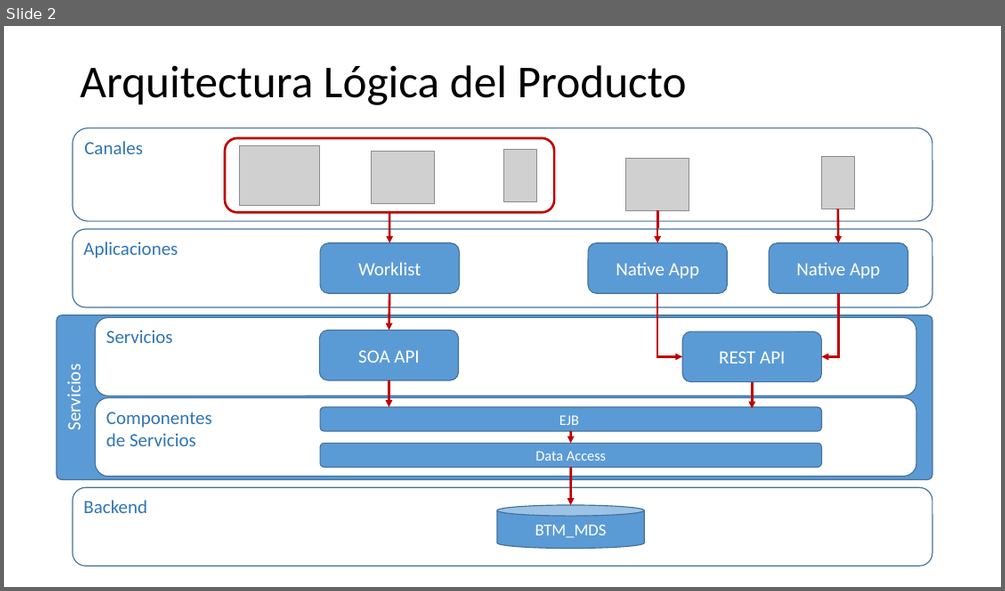
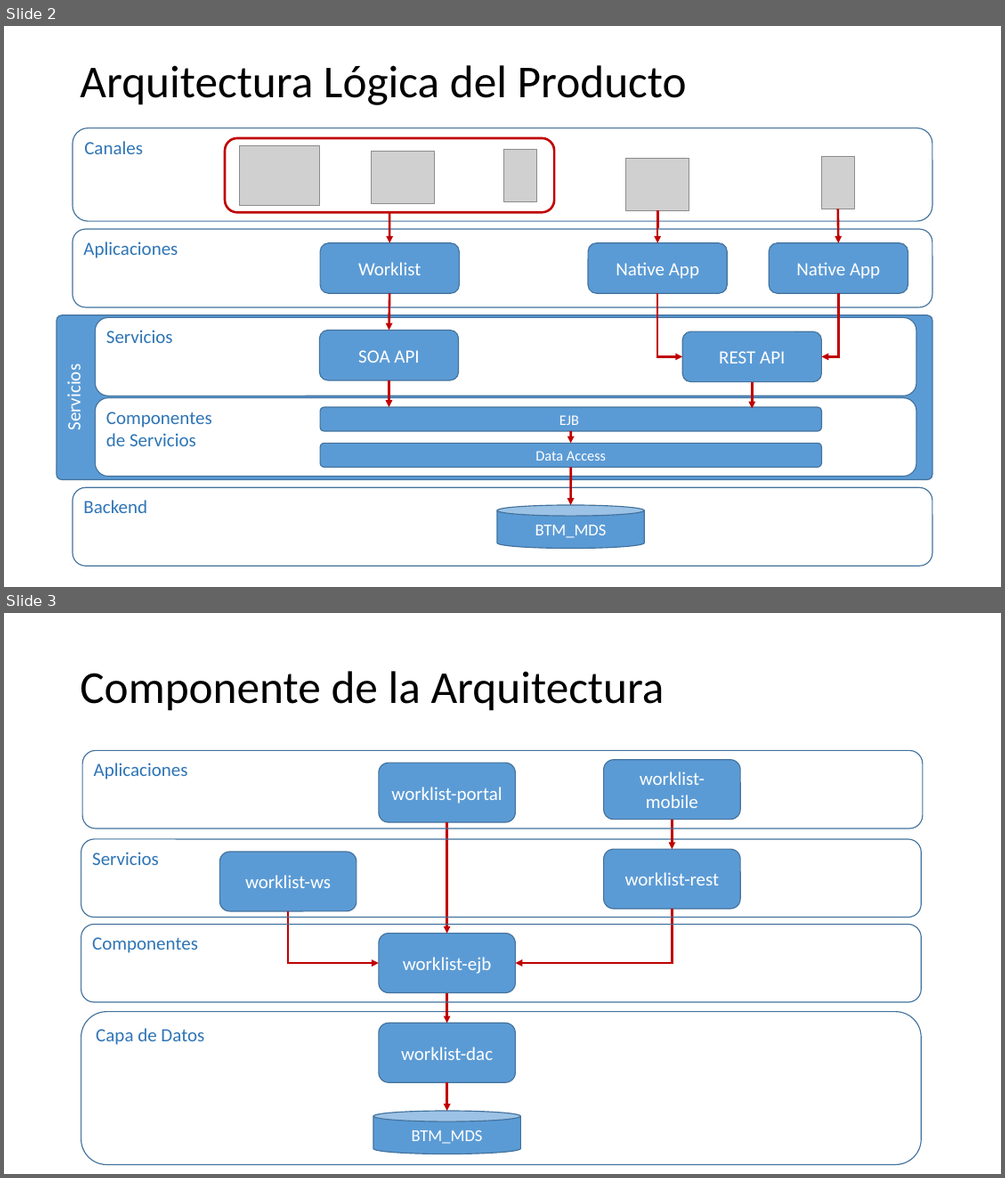
Before and after one commit to upcevo201402/bpm-btm, a slide deck: Diseno/Concepto_Arquitectura.pptx. Shown one above the other, each under a label of ours: slide 2 before the commit, slides 2 and 3 after it. The pictures are 1005x591 and 1005x1178 pixels, drawn with LibreOffice and Linux fonts; fonts in the diff are those of the drawing; grey boxes stand for pictures. Boxes give left, top, right and bottom in pixels: in the first picture for what was removed or moved away, otherwise in the second. Text is boxed around its words. In the diff, an @@ line names an element or a change of style, - is before the commit and + after.

```diff
--- a/Diseno/Concepto_Arquitectura.pptx
+++ b/Diseno/Concepto_Arquitectura.pptx
@@ slide 3 added at (4, 613, 1001, 1174), background #FFFFFF @@
@@ title added at (80, 671, 664, 711), 44 pt, text #000000 @@
+Componente de la Arquitectura
@@ rounded rectangle added at (82, 751, 922, 828), outline #43739E 1 pt, 18 pt, text #2E75B6 @@
+Aplicaciones
@@ rounded rectangle added at (379, 763, 516, 822), fill #5B9BD5, outline #43739E 1 pt, 18 pt, text #FFFFFF @@
+worklist-portal
@@ rounded rectangle added at (604, 760, 741, 819), fill #5B9BD5, outline #43739E 1 pt, 18 pt, text #FFFFFF @@
+worklist-mobile
@@ arrow added from (446, 822) to (446, 933), #C00000 2.25 pt @@
@@ arrow added from (672, 819) to (672, 850), #C00000 2.25 pt @@
@@ rounded rectangle added at (81, 839, 921, 916), outline #43739E 1 pt, 18 pt, text #2E75B6 @@
+Servicios
@@ rounded rectangle added at (220, 852, 357, 911), fill #5B9BD5, outline #43739E 1 pt, 18 pt, text #FFFFFF @@
+worklist-ws
@@ rounded rectangle added at (604, 850, 741, 909), fill #5B9BD5, outline #43739E 1 pt, 18 pt, text #FFFFFF @@
+worklist-rest
@@ rounded rectangle added at (81, 925, 921, 1002), outline #43739E 1 pt, 18 pt, text #2E75B6 @@
+Componentes
@@ elbow arrow added from (288, 911) to (379, 963), #C00000 2.25 pt @@
@@ elbow arrow added from (672, 908) to (516, 963), #C00000 2.25 pt @@
@@ rounded rectangle added at (379, 933, 516, 993), fill #5B9BD5, outline #43739E 1 pt, 18 pt, text #FFFFFF @@
+worklist-ejb
@@ rounded rectangle added at (81, 1012, 921, 1165), outline #43739E 1 pt, 18 pt, text #2E75B6 @@
+Capa de Datos
@@ arrow added from (446, 993) to (446, 1022), #C00000 2.25 pt @@
@@ rounded rectangle added at (379, 1022, 516, 1083), fill #5B9BD5, outline #43739E 1 pt, 18 pt, text #FFFFFF @@
+worklist-dac
@@ arrow added from (446, 1083) to (446, 1111), #C00000 2.25 pt @@
@@ cylinder added at (373, 1111, 521, 1154), fill #5B9BD5, outline #43739E 1 pt, 16 pt, text #FFFFFF @@
+BTM_MDS
```
Also in this commit, not shown: 1 other slide added.
